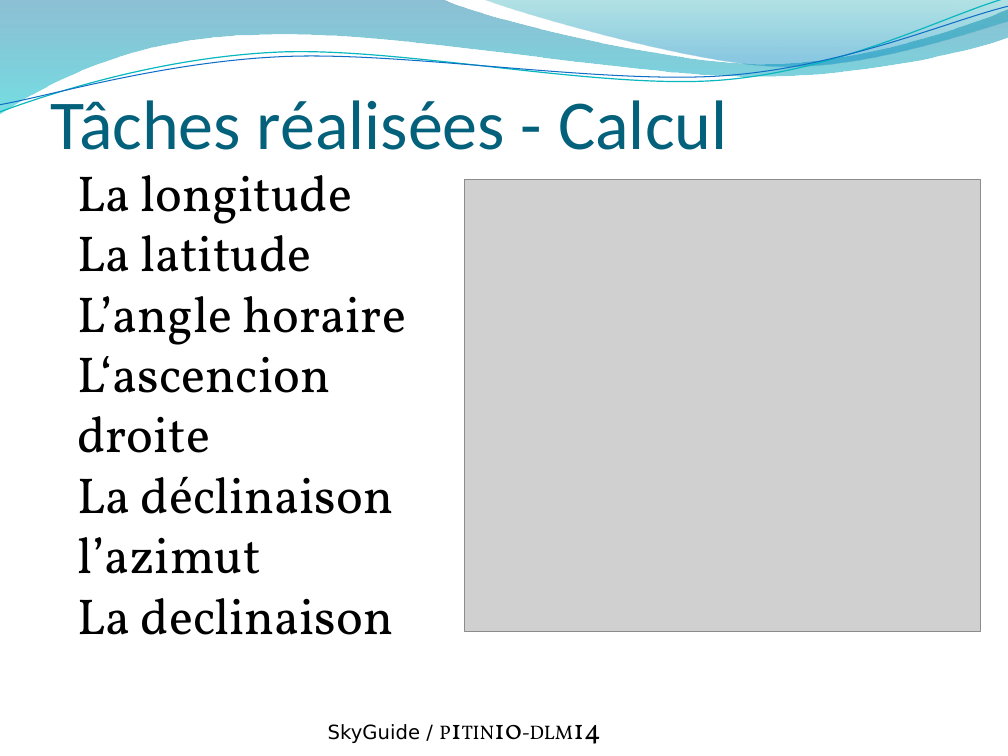
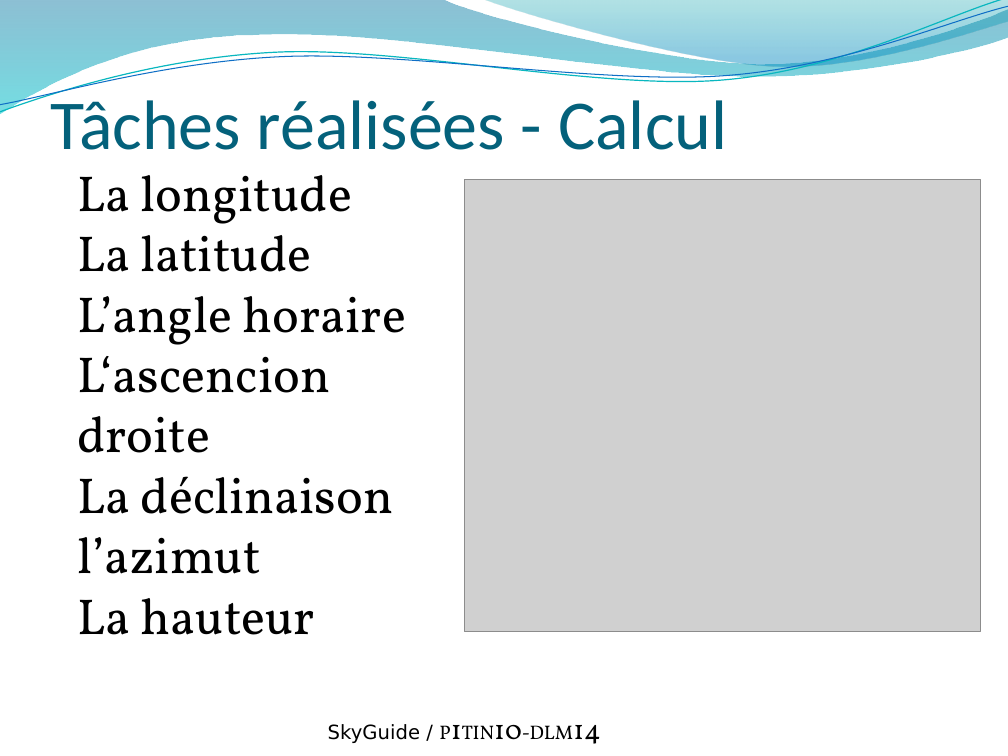
Before and after one commit to maeberli/skyguide, a slide deck: slide 8 of _documents/phase2/Presentation.pptx. Drawn at 1008x756 pixels with LibreOffice and Linux fonts; fonts in the diff are those of the drawing; grey boxes stand for pictures; background and template pictures are left out. Boxes give left, top, right and bottom in pixels: in the first picture for what was removed or moved away, otherwise in the second. Text is boxed around its words. In the diff, an @@ line names an element or a change of style, - is before the commit and + after.

```diff
--- a/_documents/phase2/Presentation.pptx
+++ b/_documents/phase2/Presentation.pptx
@@ text at bbox=[77, 598, 315, 635]: text changed @@
-La declinaison
+La hauteur
```
Also in this commit, not shown: 12 other slides changed, 3 other files.
